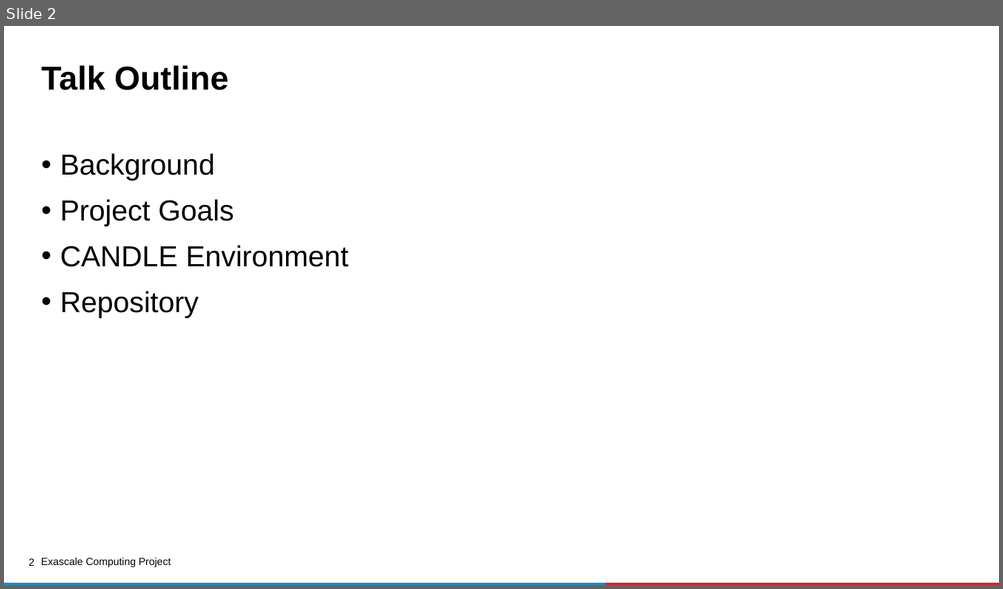
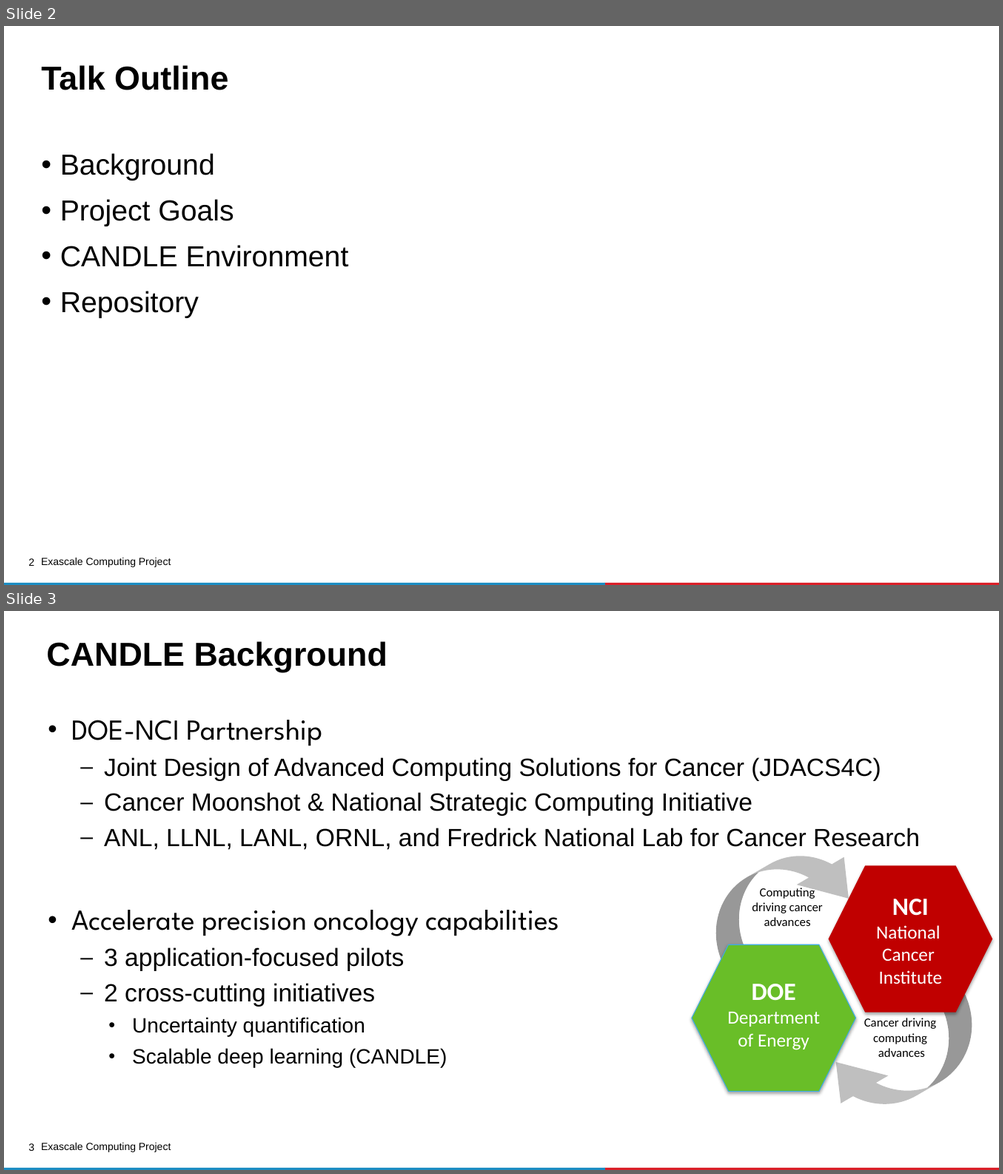
Before and after one commit to ECP-CANDLE/Tutorials, a slide deck: 2020/ECP/slides/01-Overview.pptx. Shown one above the other, each under a label of ours: slide 2 before the commit, slides 2 and 3 after it. The pictures are 1003x589 and 1003x1174 pixels, drawn with LibreOffice and Linux fonts; fonts in the diff are those of the drawing; background and template pictures are left out. Boxes give left, top, right and bottom in pixels: in the first picture for what was removed or moved away, otherwise in the second. Text is boxed around its words. In the diff, an @@ line names an element or a change of style, - is before the commit and + after.

Commit message:
Add more pilot background

```diff
--- a/2020/ECP/slides/01-Overview.pptx
+++ b/2020/ECP/slides/01-Overview.pptx
@@ slide 3 added at (4,611,999,1170), background #FFFFFF; not listed: 4 template elements that a slide beside it also shows @@
@@ title added at (46,641,387,672), 32 pt, text #000000, bold @@
+CANDLE Background
@@ text added at (71,720,919,1068), 24 pt, text #000000 @@
+• DOE-NCI Partnership
+  – Joint Design of Advanced Computing Solutions for Cancer (JDACS4C)
+  – Cancer Moonshot & National Strategic Computing Initiative
+  – ANL, LLNL, LANL, ORNL, and Fredrick National Lab for Cancer Research
+• Accelerate precision oncology capabilities
+  – 3 application-focused pilots
+  – 2 cross-cutting initiatives
+    • Uncertainty quantification
+    • Scalable deep learning (CANDLE)
@@ group added at (691,824,997,1136): 2 curved down arrows, 2 hexagons, 2 texts @@
+NCI
+National
+Cancer
+Institute
+DOE
+Department
+of Energy
+Cancer driving
+computing
+advances
+Computing
+driving cancer
+advances
```
Also in this commit, not shown: 1 slide changed, 1 other slide added, 1 slide removed.
